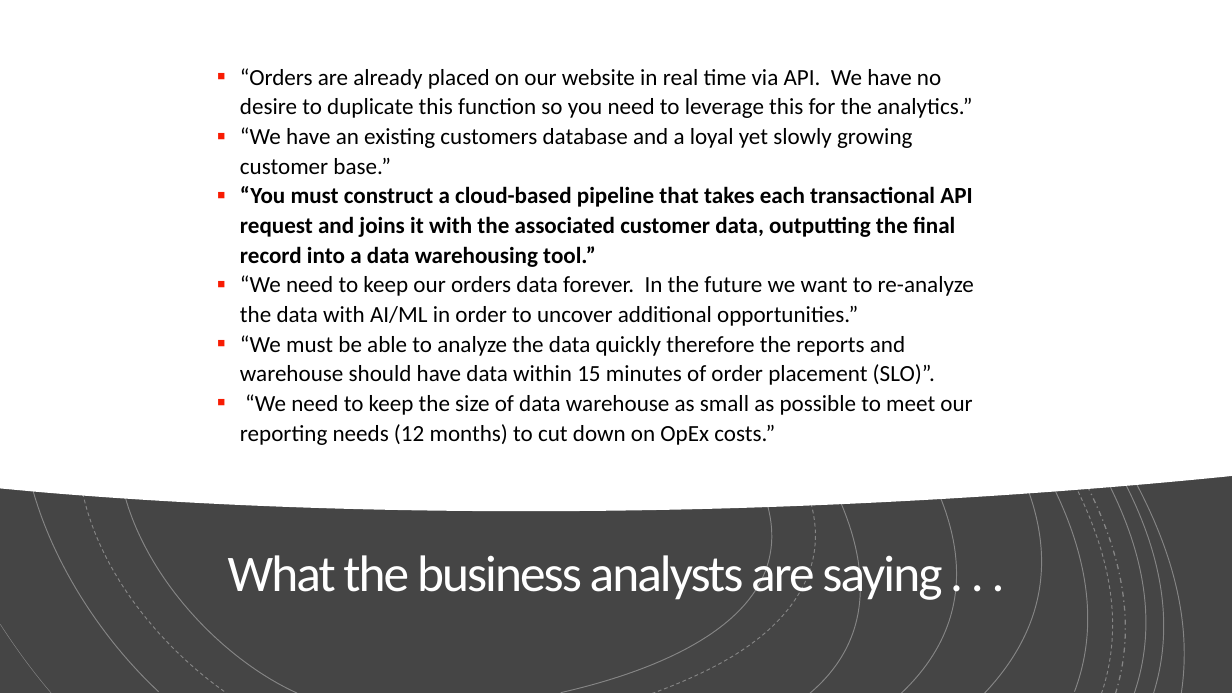
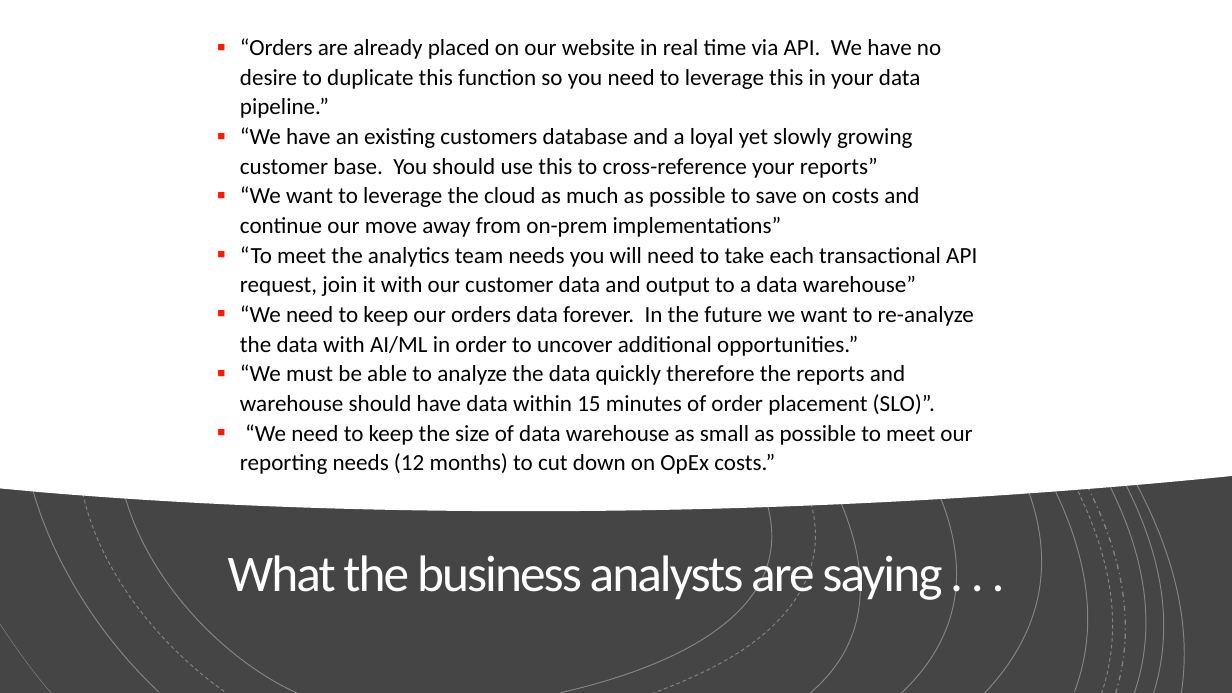
Before and after one commit to jerrycutshaw/spinners-pizza-example-solution-architecture, a slide deck: slide 5 of spinners-pizza-delivery-presentation.pptx. Drawn at 1232x693 pixels with LibreOffice and Linux fonts; fonts in the diff are those of the drawing. Boxes give left, top, right and bottom in pixels: in the first picture for what was removed or moved away, otherwise in the second. Text is boxed around its words. In the diff, an @@ line names an element or a change of style, - is before the commit and + after.

```diff
--- a/spinners-pizza-delivery-presentation.pptx
+++ b/spinners-pizza-delivery-presentation.pptx
@@ text at box(240, 38, 977, 296): text changed @@
-▪ “Orders are already placed on our website in real time via API. We have no desire to duplicate this function so you need to leverage this for the analytics.”
-▪ “We have an existing customers database and a loyal yet slowly growing customer base.”
-▪ “You must construct a cloud-based pipeline that takes each transactional API request and joins it with the associated customer data, outputting the final record into a data warehousing tool.”
+▪ “Orders are already placed on our website in real time via API. We have no desire to duplicate this function so you need to leverage this in your data pipeline.”
+▪ “We have an existing customers database and a loyal yet slowly growing customer base. You should use this to cross-reference your reports”
+▪ “We want to leverage the cloud as much as possible to save on costs and continue our move away from on-prem implementations”
+▪ “To meet the analytics team needs you will need to take each transactional API request, join it with our customer data and output to a data warehouse”
```
Also in this commit, not shown: 3 other slides changed, 1 slide added.
